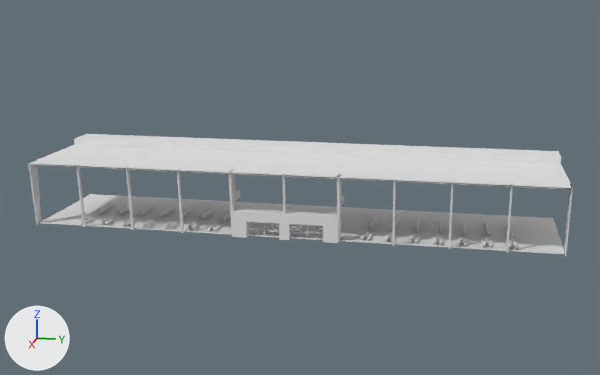
Before and after pictures for a commit that changed the FBX model CreaturesInHeaven/Assets/Props/Airport interior/AirportGate.fbx.
Before and after are seen from a 50 mm camera at (134.8, 25.3, 36.8) aimed at (10.6, 0.5, 5.7). The axes (+X, +Y, +Z) are drawn at lower left. The lights are the same throughout. The picture after the commit comes second. Materials are left out; every surface is plain grey.
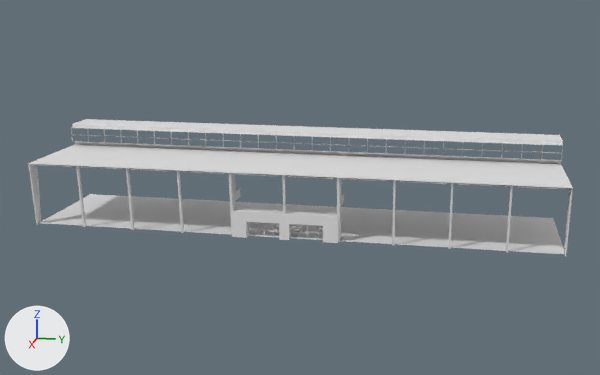
Boxes [x1, y1, x2, y2] around the edits, measured in the pictures (600 x 375 px):
'Plane.001', reshaped: before [28, 134, 573, 256]; after [28, 119, 573, 256]
part 1 of me_plane_001, deleted: before [31, 164, 569, 250]
part 2 of me_plane_001, reshaped: before [28, 134, 573, 188]; after [28, 119, 573, 188]

What the commit changed:
me_plane_001 is used by ob_plane_001; location (0.0, 0.0, 0.0).
me_plane_001 had 32929 vertices, 30987 faces and spanned x 0.0..20.8, y -40.0..40.0, z 0.0..11.0.
me_plane_001 now has 2147 vertices, 1547 faces and spans x 0.0..20.8, y -40.0..40.0, z 0.0..13.6.
me_plane_001 part 1: 934 loose pieces with 32336 vertices, spanning x 4.8..20.8, y -39.6..39.5, z 0.0..9.8, are deleted.
me_plane_001 part 2: 6 vertices removed from x 0.0..5.0, y -40.0..40.0, z 10.0..11.0; 1480 vertices added at x 0.0..5.8, y -40.0..40.0, z 10.0..13.6.
Other edits to the shape of me_plane_001 do not show in these pictures.
